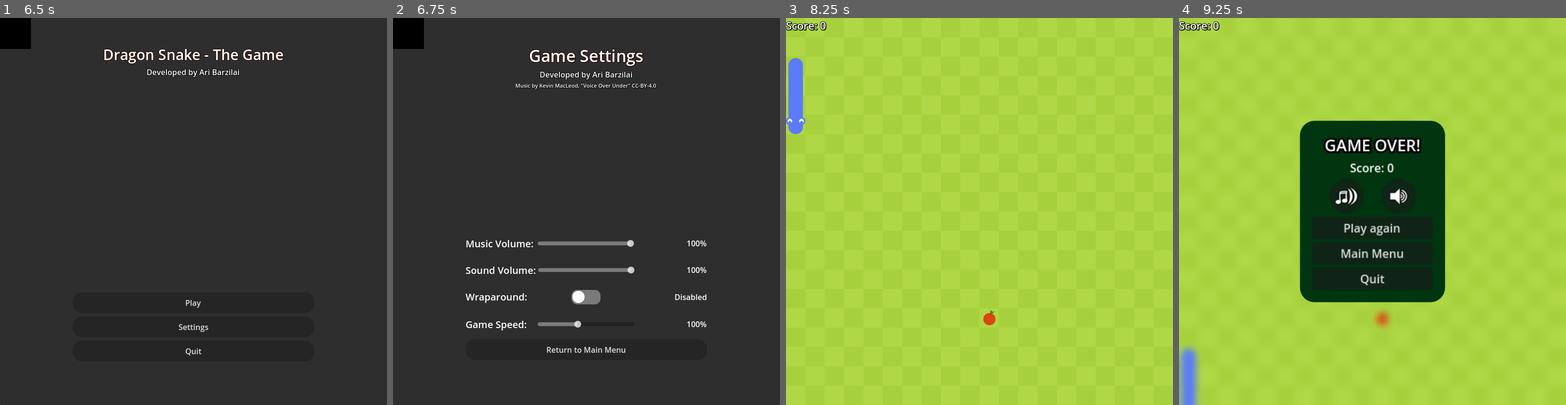
Above: before the commit, frames 1-4 (left to right).
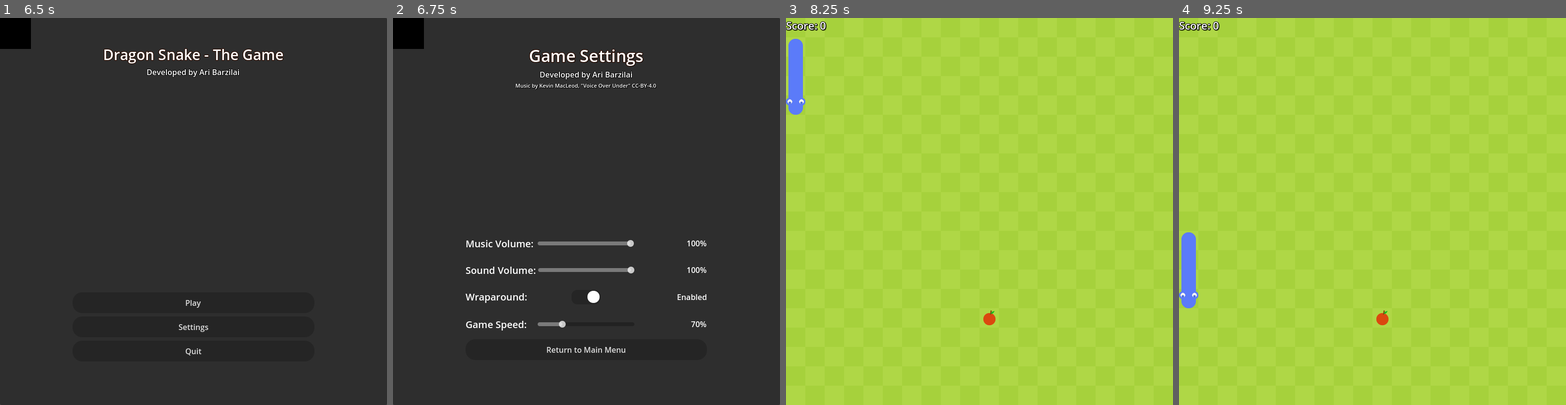
Above: after the commit, the same moments.

Repository: AriBarzilai/Snake-game
Game: Godot game, scene res://Scenes/SplashScreen/splash_screen.tscn
The game is run twice, just before and just after one commit, with the same random seed, the same clock (stepped at 60 frames per second) and the same inputs. Video files are missing from this copy of the repository; at most half a second of black plays in their place.
Inputs:
- Up to frame 1 (6.5 s): tap Enter at 0.5, 5.75 s; hold Right (ui_right) 0.53-1.28 s; hold G (ui_godmode, bound only after the commit) 0.53-1.28 s; hold Down (ui_down) 1.28-2.03 s; tap G (ui_godmode, bound only after the commit) every 1.5 s from 1.35 to 5.85 s; hold Right (ui_right) 2.03-2.78 s; hold G (ui_godmode, bound only after the commit) 2.03-2.78 s; hold Up (ui_up) 2.78-3.53 s; hold G (ui_godmode, bound only after the commit) 3.53-4.28 s; hold Left (ui_left) 3.53-5.03 s; tap Space at 4.25 s; hold Down (ui_down) 5.03-5.78 s; hold G (ui_godmode, bound only after the commit) 5.03-5.78 s; hold Right (ui_right) from 5.78 s (still down)
- Up to frame 2 (6.75 s): release Right (ui_right) at 6.5 s; click "Settings" at 6.5 s
- Up to frame 3 (8.25 s): click "Return to Main Menu" at 7.25 s; click "Play" at 8 s
- Up to frame 4 (9.25 s): hold Up (ui_up) from 8.78 s (still down); hold G (ui_godmode, bound only after the commit) from 8.78 s (still down)

Frame 1 is identical in both runs. In frame 2, 0.4% of the frame differs, in the area x 42-81%, y 70-80%; in frame 3, 0.4%; in frame 4, 19%, in the area x 0-69%, y 26-100%.

Commit message:
added screen resize, web export, cheat mode (disabled)

Diff:
--- a/Scenes/MainGame/main_game.gd
+++ b/Scenes/MainGame/main_game.gd
@@ -8,7 +8,8 @@
 
 # GAME VARIABLES
 var deltaCount = 0.0
-var applePos
+var applePos = [] # contains the positions of apples on screen
+var originalApplePos # the only apple to regenerate another apple
 
 # PLAYER VARIABLES
 var snakePos = [] # contains the position of all the cells of the snake; is treated as a queue
@@ -19,8 +20,9 @@
 # Called when the node enters the scene tree for the first time.
 func _ready():
 	initSnake()
-	applePos = Vector2i(randi_range(10,19),randi_range(10,19))
-	map.set_cell(1,applePos,1,Vector2i.ZERO)
+	originalApplePos = Vector2i(randi_range(10,19),randi_range(10,19))
+	applePos.append(originalApplePos)
+	map.set_cell(1,originalApplePos,1,Vector2i.ZERO)
 	Engine.time_scale = Global.gameSpeed
 	print("Game Start!")
 	print("SPAWN APPLE #1: " + str(applePos))
@@ -62,6 +64,11 @@
 			menu.show()
 
 	if (!menu.visible):
+		# cheat mode:
+		#if event.is_action_pressed("ui_godmode"):
+		#	var apples_to_generate = (400 - len(snakeDirection))/6
+		#	for i in range(apples_to_generate):
+		#		generateApple(true)
 		if event.is_action_pressed("ui_up"):
 			addDirection(Direction.UP)
 		if event.is_action_pressed("ui_down"):
@@ -81,13 +88,17 @@
 	if len(nextDirections) > 3:
 		nextDirections.pop_back()
 
-func generateApple():
+func generateApple(isDuplicate):
 	var newPos = Vector2i(randi_range(0,19),randi_range(0,19))
-	while (snakePos.has(newPos) || applePos == newPos):
+	while (snakePos.has(newPos) || applePos.has(newPos)):
 		newPos = Vector2i(randi_range(0,19),randi_range(0,19))
-	applePos = newPos
-	map.set_cell(1,applePos,1,Vector2i.ZERO)
-	print("SPAWN APPLE #" + str(Global.scoreMultiplier+1) + ": " + str(applePos))
+	applePos.append(newPos)
+	if isDuplicate:
+		map.set_cell(1,newPos,3,Vector2i.ZERO)
+	else:
+		map.set_cell(1,newPos,1,Vector2i.ZERO)
+		originalApplePos = newPos
+	print("SPAWN APPLE #" + str(Global.scoreMultiplier+1) + ": " + str(newPos))
 
 # Moves the snake according to the current direction
 func moveSnake():
@@ -129,13 +140,15 @@
 			map.set_cell(1,newPos,0,Vector2i(3,1))
 		Direction.RIGHT:
 			map.set_cell(1,newPos,0,Vector2i(2,0))
-
-	if (newPos == applePos): # if snake has eaten an apple
+	var apple_index = applePos.find(newPos)
+	if (apple_index != -1): # if snake has eaten an apple
 		canGrow = true
 		Global.score += 50
 		Global.scoreMultiplier += 1
 		$eatAppleNoise.play()
-		generateApple()
+		if (applePos[apple_index] == originalApplePos):
+			generateApple(false)
+		applePos.remove_at(apple_index)
 
 	# UPDATE OLD HEAD POSITION (replace with body cell)
 	# takes into account corner cells
--- a/Scenes/MainGame/main_game.tscn
+++ b/Scenes/MainGame/main_game.tscn
@@ -1,10 +1,11 @@
-[gd_scene load_steps=17 format=3 uid="uid://6htv5w1plm15"]
+[gd_scene load_steps=19 format=3 uid="uid://6htv5w1plm15"]
 
 [ext_resource type="Script" path="res://Scenes/MainGame/main_game.gd" id="1_7x5j1"]
 [ext_resource type="Texture2D" uid="uid://bsjybr3saxrqi" path="res://Graphics/GameSprites/Snake_spritesheet.png" id="1_tt7ya"]
 [ext_resource type="Texture2D" uid="uid://bhi2h477ykjm8" path="res://Graphics/GameSprites/apple.png" id="2_qgril"]
 [ext_resource type="Texture2D" uid="uid://cgslab8qckoqy" path="res://Graphics/GameSprites/grass.png" id="3_vwkjc"]
 [ext_resource type="PackedScene" uid="uid://c1bhjq8t8rgmg" path="res://Scenes/IngameMenu/menu.tscn" id="5_1bvtv"]
+[ext_resource type="Texture2D" uid="uid://csnxbmsqisihl" path="res://Graphics/GameSprites/orange.png" id="5_qgb0n"]
 [ext_resource type="AudioStream" uid="uid://bnlhlk2n4ikua" path="res://Sound/soundtrack1.mp3" id="6_v4ed4"]
 [ext_resource type="Script" path="res://Scenes/MainGame/soundtrack.gd" id="7_bnkbq"]
 [ext_resource type="AudioStream" uid="uid://bttic5d0nh0hj" path="res://Sound/crunch.wav" id="8_h2bb6"]
@@ -45,11 +46,17 @@
 0:1/0 = 0
 1:0/0 = 0
 
+[sub_resource type="TileSetAtlasSource" id="TileSetAtlasSource_nc30x"]
+texture = ExtResource("5_qgb0n")
+texture_region_size = Vector2i(40, 40)
+0:0/0 = 0
+
 [sub_resource type="TileSet" id="TileSet_ft8vu"]
 tile_size = Vector2i(40, 40)
 sources/0 = SubResource("TileSetAtlasSource_1lc44")
 sources/1 = SubResource("TileSetAtlasSource_2nmxg")
 sources/2 = SubResource("TileSetAtlasSource_al1br")
+sources/3 = SubResource("TileSetAtlasSource_nc30x")
 
 [sub_resource type="LabelSettings" id="LabelSettings_otyk5"]
 font_size = 22
@@ -63,15 +70,9 @@
 
 [node name="TileMap" type="TileMap" parent="."]
 tile_set = SubResource("TileSet_ft8vu")
-cell_quadrant_size = 40
+rendering_quadrant_size = 40
 format = 2
 layer_0/tile_data = PackedInt32Array(0, 2, 0, 65536, 2, 1, 1, 65538, 0, 65537, 65538, 1, 2, 2, 0, 65538, 2, 1, 3, 65538 …(6287 unchanged characters)…
-layer_1/name = ""
-layer_1/enabled = true
-layer_1/modulate = Color(1, 1, 1, 1)
-layer_1/y_sort_enabled = false
-layer_1/y_sort_origin = 0
-layer_1/z_index = 0
 layer_1/tile_data = PackedInt32Array()
 
 [node name="IngameMenu" parent="." groups=["gameover_group"] instance=ExtResource("5_1bvtv")]
--- a/Scenes/global.gd
+++ b/Scenes/global.gd
@@ -1,9 +1,9 @@
 extends Node
 
 #### GLOBAL SAVED VALUES
-var gameSpeed := 1.0
+var gameSpeed := 0.7
 # determines whether player can collide with game boundaries or loop to the other side
-var wraparound := false
+var wraparound := true
 
 #### GLOBAL UNSAVED VALUES
 var score := 0.0
--- a/project.godot
+++ b/project.godot
@@ -13,7 +13,7 @@
 config/name="Dragon Snake                     Developed By Ari Barzilai"
 config/description="A Snake game developed by Ari Barzilai"
 run/main_scene="res://Scenes/SplashScreen/splash_screen.tscn"
-config/features=PackedStringArray("4.1", "GL Compatibility")
+config/features=PackedStringArray("4.2", "GL Compatibility")
 boot_splash/bg_color=Color(0, 0, 0, 1)
 boot_splash/show_image=false
 config/icon="res://icon.svg"
@@ -30,6 +30,7 @@
 
 window/size/viewport_width=800
 window/size/viewport_height=800
+window/stretch/mode="canvas_items"
 
 [dotnet]
 
@@ -79,6 +80,11 @@
 "events": [Object(InputEventKey,"resource_local_to_scene":false,"resource_name":"","device":-1,"window_id":0,"alt_pressed":false,"shift_pressed":true,"ctrl_pressed":true,"meta_pressed":false,"pressed":false,"keycode":0,"physical_keycode":82,"key_label":0,"unicode":0,"echo":false,"script":null)
 ]
 }
+ui_godmode={
+"deadzone": 0.5,
+"events": [Object(InputEventKey,"resource_local_to_scene":false,"resource_name":"","device":-1,"window_id":0,"alt_pressed":false,"shift_pressed":false,"ctrl_pressed":false,"meta_pressed":false,"pressed":false,"keycode":0,"physical_keycode":71,"key_label":0,"unicode":103,"echo":false,"script":null)
+]
+}
 
 [rendering]
 
Binary file added: Graphics/GameSprites/orange.png
Not shown, added: Graphics/GameSprites/orange.png.import
Binary file added: icon144x144.png
Not shown, added: icon144x144.png.import
Binary file added: icon180x180.png
Not shown, added: icon180x180.png.import
Binary file added: icon512x512.png
Not shown, added: icon512x512.png.import
